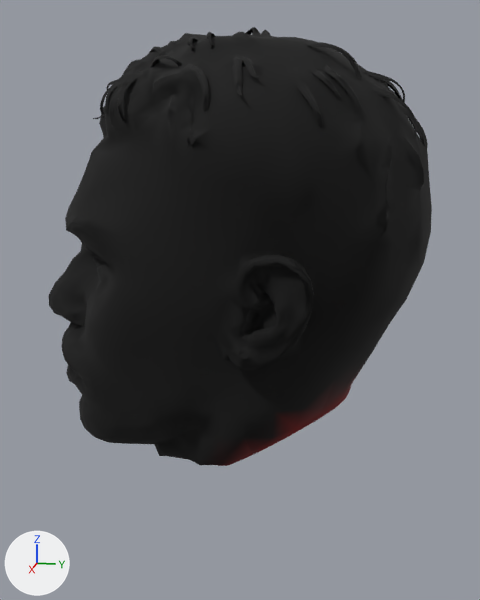
The glTF model assets/oval3d/heads/MEL_36.glb: old version first, new version second.
Camera for both pictures: a camera (50 mm lens) standing at (0.499, 0.068, 1.837) and looking at (-0.003, -0.032, 1.711). Every picture has the same lights, and +X, +Y and +Z are marked at lower left. The first picture is the older version. Vertices at exactly the same position are counted once.

The first picture shows 'tripo_node_e523be64-f406-41cc-8551-5ca6a7f2fc41'.
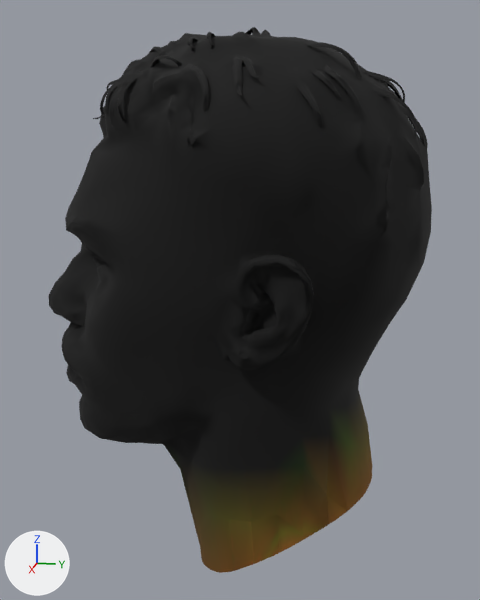
The newer file is also rescaled (x0.8), turned or shifted as a whole; pictures and numbers use the older file's frame.

Pixel boxes (x1, y1, x2, y2) of what changed, in the pictures (480 x 600 px; the box of a moved part takes in the faces that stretch with it):
'tripo_node_e523be64-f406-41cc-8551-5ca6a7f2fc41', reshaped (24% taller): before (48, 27, 432, 466); after (48, 27, 432, 573)
part 1 of me_tripo_mesh_e523be64_f406_41cc_8551_5ca6a7f2fc41, moved or reshaped: before (85, 351, 373, 466); after (85, 351, 373, 573)
part 2 of me_tripo_mesh_e523be64_f406_41cc_8551_5ca6a7f2fc41, recoloured: before (155, 443, 177, 457); after (163, 443, 200, 544)

The edits, one by one:
me_tripo_mesh_e523be64_f406_41cc_8551_5ca6a7f2fc41 is used by ob_tripo_node_e523be64_f406_41cc_8551_5ca6a7f2fc41; location (0.0, 0.0, 0.0).
me_tripo_mesh_e523be64_f406_41cc_8551_5ca6a7f2fc41 had 3562 vertices, 6505 faces and spanned x -0.119..0.119, y -0.176..0.109, z 1.58..1.908.
me_tripo_mesh_e523be64_f406_41cc_8551_5ca6a7f2fc41 now has 3583 vertices, 6552 faces and spans x -0.119..0.119, y -0.176..0.109, z 1.497..1.908.
Part 1, on me_tripo_mesh_e523be64_f406_41cc_8551_5ca6a7f2fc41:
70 vertices are removed from x -0.069..0.088, y -0.055..0.059, z 1.585..1.666.
117 faces are deleted.
59 vertices move from x -0.029..0.058, y -0.149..-0.044, z 1.58..1.612 to x -0.029..0.058, y -0.143..-0.047, z 1.497..1.612.
91 vertices are added at x -0.081..0.093, y -0.06..0.077, z 1.498..1.667.
164 new faces join them.
me_tripo_mesh_e523be64_f406_41cc_8551_5ca6a7f2fc41 part 2: 32 kept faces spanning x -0.053..0.055, y -0.09..0.072, z 1.497..1.689 get new vertex colours.
